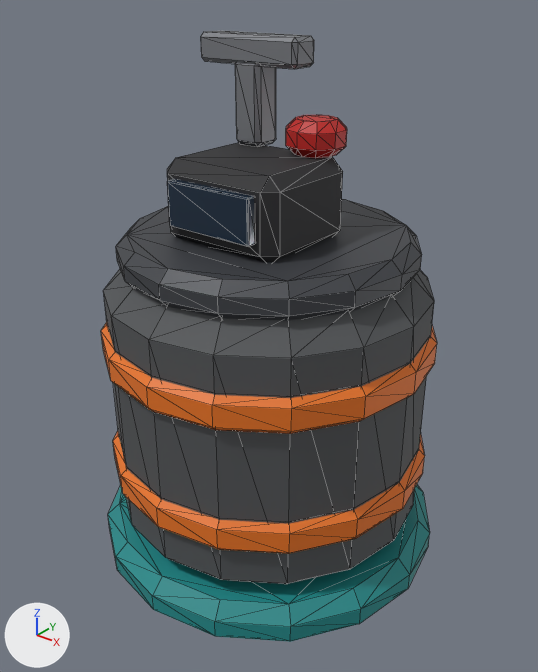
The glTF model assets/low-poly-guns/sticky.glb as it was, and as the next commit left it.
One viewpoint serves both versions: a camera (50 mm lens) standing at (0.165, -0.207, 0.223) and looking at (0.002, -0.002, 0.096). The axes (+X, +Y, +Z) are drawn at lower left. The lights are the same throughout. The first picture is the older version. Mesh edges are drawn as thin lines. Vertices at exactly the same position are counted once.

The first picture shows 'sticky'.
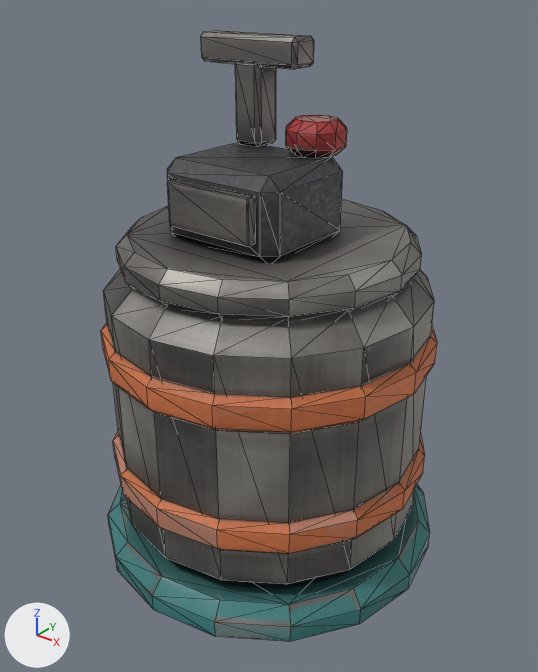
Boxes [x1, y1, x2, y2] around the edits, measured in the pictures (538 x 672 px; the box of a moved part takes in the faces that stretch with it):
'sticky', surface changed: [101, 30, 437, 642] in both
part 1 of me_cyl, moved or reshaped: [167, 179, 254, 247] in both
part 2 of me_cyl, surface changed: [101, 30, 437, 642] in both
part 3 of me_cyl, recoloured: [107, 269, 434, 584] in both
part 4 of me_cyl, recoloured (lighter): [116, 199, 422, 321] in both
part 5 of me_cyl, recoloured: [101, 322, 437, 554] in both
part 6 of me_cyl, recoloured: [167, 142, 343, 254] in both
part 7 of me_cyl, recoloured: [286, 115, 347, 158] in both
part 8 of me_cyl, recoloured: [201, 30, 314, 147] in both

Edits to the bpy script that builds the scene:
```text
Add img_image_0:
    img_image_0 = load_image('Image_0', '_unpacked/Image_0', 1024, 1024, 'sRGB')
Add img_image_1:
    img_image_1 = load_image('Image_1', '_unpacked/Image_1', 1024, 1024, 'Non-Color')
Add img_image_2:
    img_image_2 = load_image('Image_2', '_unpacked/Image_2', 1024, 1024, 'Non-Color')
Change mat_zee_teal:
    remove # nodes: BsdfPrincipled, OutputMaterial
    remove # colours: cyan #1f8c8c
    nodes: BsdfPrincipled, NormalMap, OutputMaterial, SeparateColor, TexImage x3
    uses the picture img_image_0
    uses the picture img_image_1
    uses the picture img_image_2
Change me_cyl:
    where me_cyl.from_pydata(...)  # 456 vertices, 872 faces; spans x -0.07..0.07, y -0.07..0.07, z 0.0..0.204
    used by ob_sticky; location = (0.0, 0.0, 0.0)
    remove me_cyl.materials.append(mat_zee_lens)  # dark blue #192e42
    me_cyl part 1
    38 faces are deleted
    38 new faces join them
    me_cyl part 2: 838 kept faces spanning x -0.07..0.07, y -0.07..0.07, z 0.0..0.204 get new texture (UV) coordinates
    me_cyl part 3: 124 faces spanning x -0.062..0.062, y -0.062..0.062, z 0.016..0.126 switch from mat_zee_graphite (dark grey #525457) to mat_zee_teal
    me_cyl part 4: 124 faces spanning x -0.056..0.056, y -0.056..0.056, z 0.124..0.138 switch from mat_zee_gunmetal (dark grey #45474c) to mat_zee_teal
    me_cyl part 5: 248 faces spanning x -0.064..0.064, y -0.064..0.064, z 0.039..0.103 switch from mat_zee_signal (orange #eb751f) to mat_zee_teal
    me_cyl part 6: 44 faces spanning x -0.025..0.025, y -0.03..0.014, z 0.136..0.166 switch from mat_zee_polymer (black #2b2b2e) to mat_zee_teal
    me_cyl part 7: 76 faces spanning x 0.003..0.023, y -0.001..0.021, z 0.166..0.178 switch from mat_zee_red (red #bf1f19) to mat_zee_teal
    me_cyl part 8: 88 faces spanning x -0.036..0.008, y 0.004..0.016, z 0.166..0.204 switch from mat_zee_steel (grey #85878c) to mat_zee_teal
```
